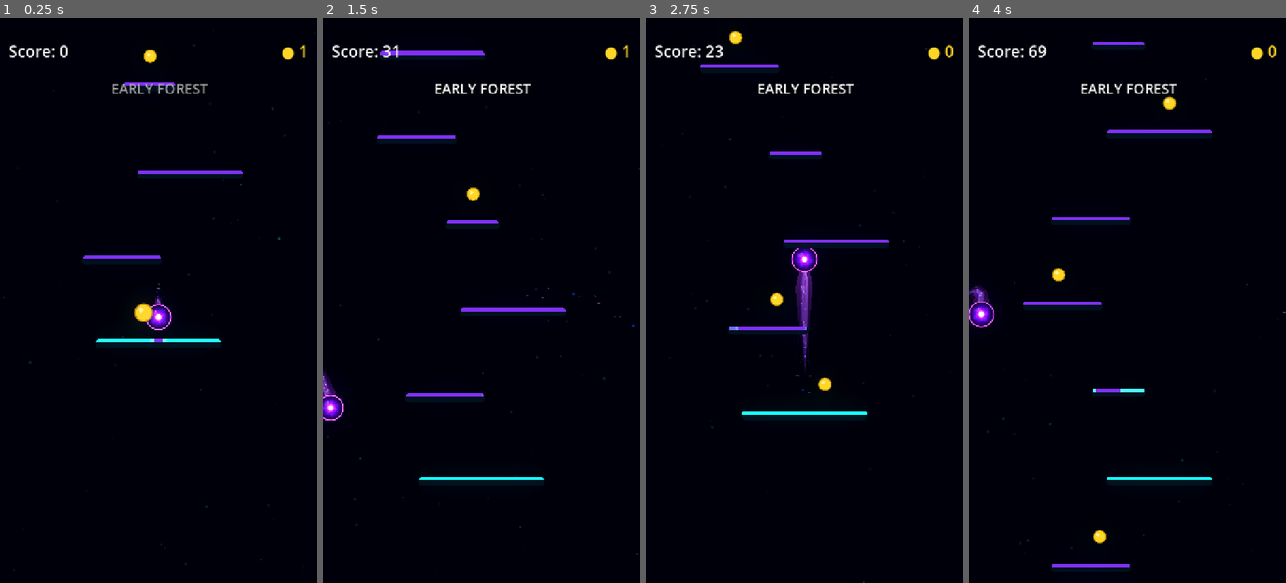
Above: before the commit, frames 1-4 (left to right).
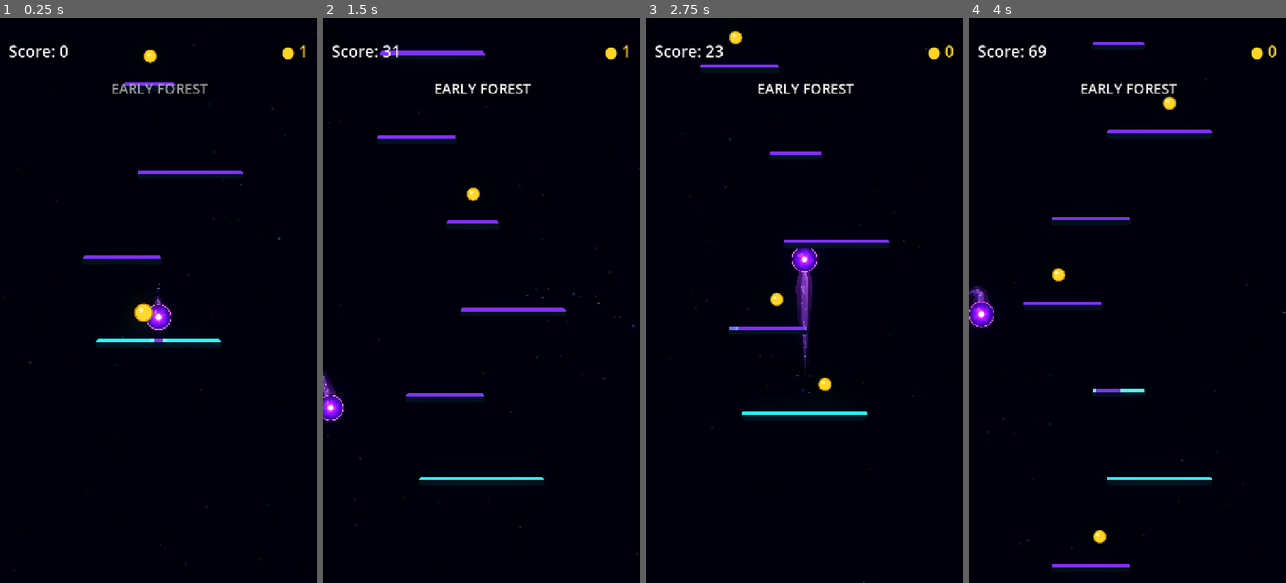
Above: after the commit, the same moments.

Repository: Kryodo/TowerJump
Game: Godot game, scene res://scenes/main.tscn
The game is run twice, just before and just after one commit, with the same random seed, the same clock (stepped at 60 frames per second) and the same inputs.
Inputs (mouse positions are in pixels of both pictures, inside the frame that each line leads up to):
- Up to frame 1 (0.25 s): no input
- Up to frame 2 (1.5 s): move the mouse to (551, 272) at 0.52 s; hold Right (ui_right) 0.53-1.25 s; click (551, 272) at 0.67 s; drag from (418, 328) to (471, 193) at 1.27 s
- Up to frame 3 (2.75 s): click "Nochmal spielen" at 2 s
- Up to frame 4 (4 s): move the mouse to (1159, 176) at 2.77 s; hold Right (ui_right) 2.78-3.5 s; drag from (1111, 413) to (1057, 215) at 3.52 s

The runs differ from the first frame. In frame 1, 0.2% of the frame differs, in the area x 46-55%, y 50-55%; in frame 2, 0.2%; in frame 3, 0.2%; in frame 4, 0.2%, in the area x 0-9%, y 50-55%.

Commit message:
Blend orb shell seamlessly into thinner aura rim

Diff:
--- a/scenes/ball.gdshader
+++ b/scenes/ball.gdshader
@@ -67,14 +67,22 @@
 	float inner_energy = 1.0 - smoothstep(0.22, 0.75, d);
 	color += inner_energy_color * inner_energy * 0.32;
 
-	float outer_transition = 1.0 - smoothstep(0.54, 0.985, d);
-	color += transition_color * outer_transition * 0.23;
+	// Broad shell fill bridges the core aura to the rim, avoiding a dark
+	// background-colored band inside the orb. Fade it only near the silhouette.
+	float shell_fill =
+		smoothstep(0.18, 0.58, d)
+		*
+		(1.0 - smoothstep(0.78, 0.985, d));
+	color += transition_color * shell_fill * 0.48;
 
-	// Smooth, slightly thicker rim rather than a thin pixel-like contour.
+	float outer_transition = 1.0 - smoothstep(0.36, 0.99, d);
+	color += transition_color * outer_transition * 0.18;
+
+	// A thinner luminous contour reads as an aura outline, not a hard border.
 	float outer_ring =
-		smoothstep(0.88, 0.925, d)
+		smoothstep(0.90, 0.93, d)
 		-
-		smoothstep(0.955, 0.99, d);
+		smoothstep(0.956, 0.982, d);
 	color += ring_color * outer_ring * aura_breath;
 
 	// The luminous centre gently changes size and intensity over time.
